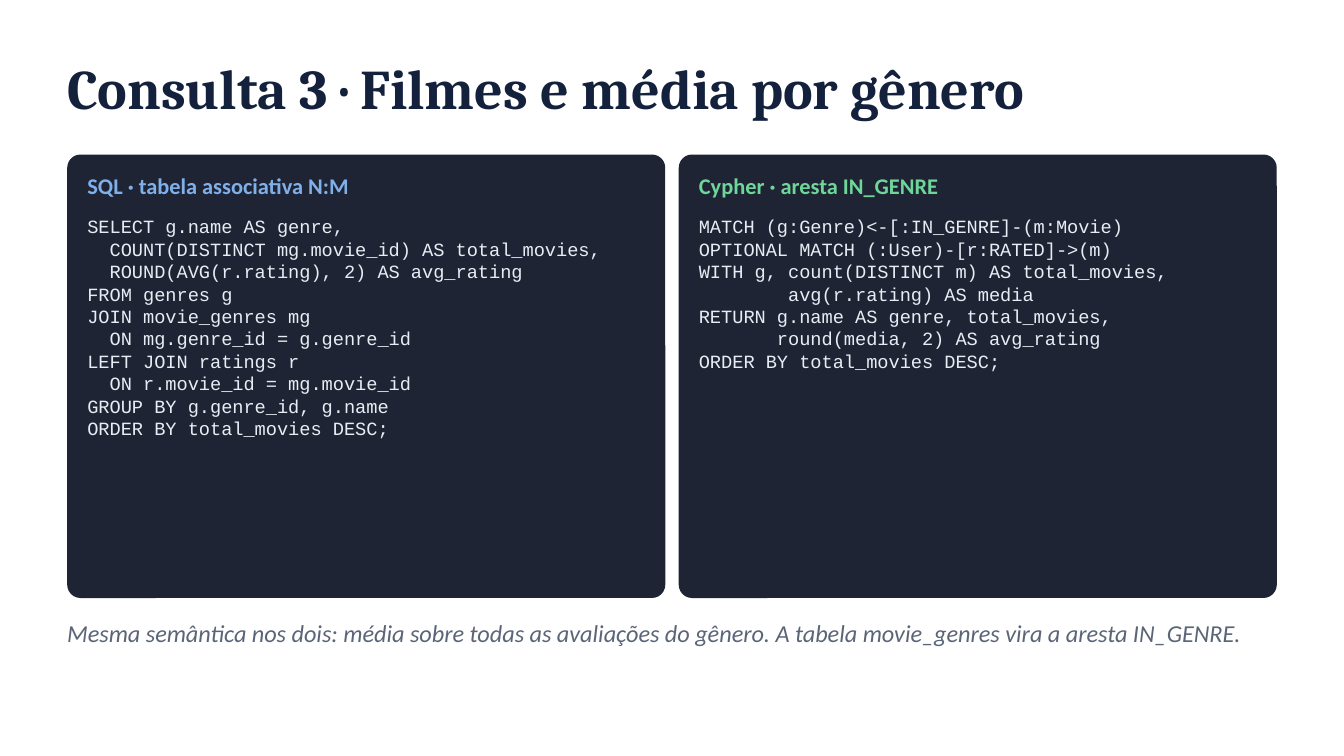
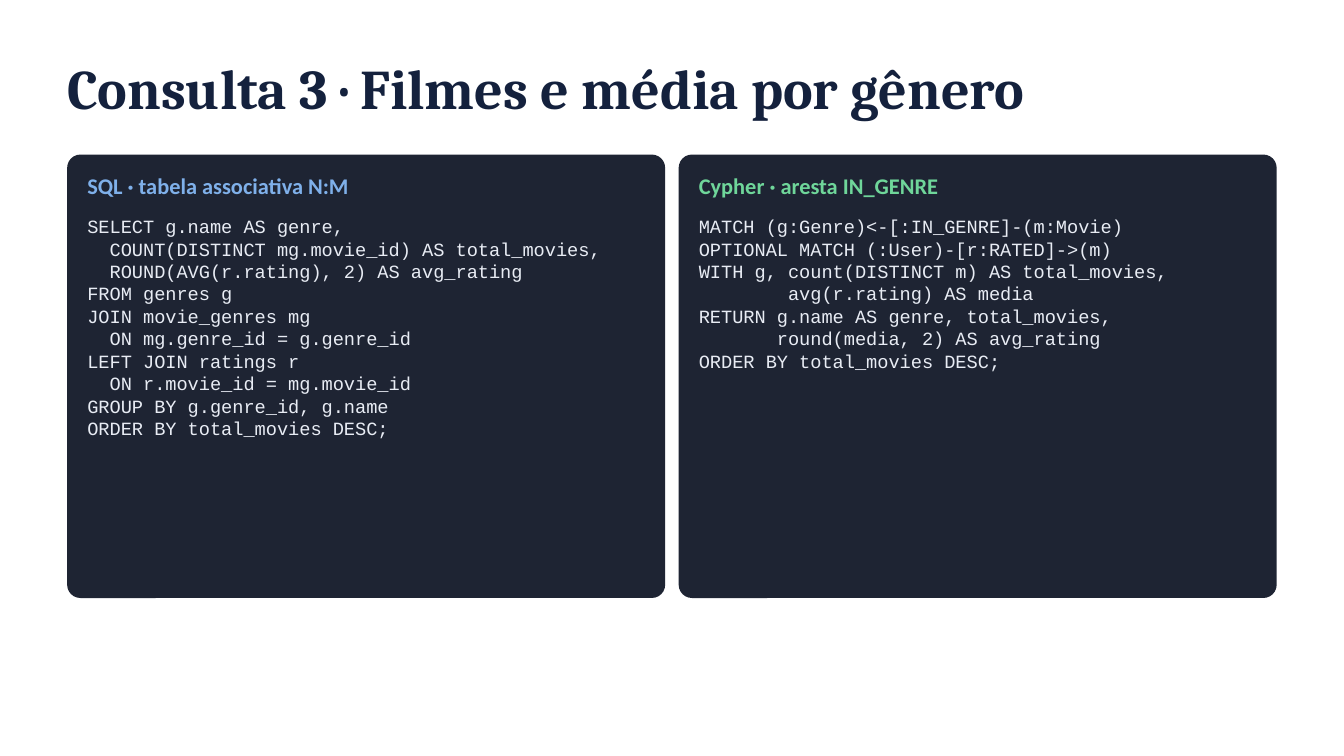
Before and after one commit to FineiasAntonio/BancoDeDados, a slide deck: slide 8 of docs/apresentacao.pptx (slide 9 before the commit). Drawn at 1344x756 pixels with LibreOffice and Linux fonts; fonts in the diff are those of the drawing. Boxes give left, top, right and bottom in pixels: in the first picture for what was removed or moved away, otherwise in the second. Text is boxed around its words. In the diff, an @@ line names an element or a change of style, - is before the commit and + after.

```diff
--- a/docs/apresentacao.pptx
+++ b/docs/apresentacao.pptx
@@ text removed at (x1=67, y1=625, x2=1241, y2=646) @@
-Mesma semântica nos dois: média sobre todas as avaliações do gênero. A tabela movie_genres vira a aresta IN_GENRE.
```
Also in this commit, not shown: 9 other slides changed, 2 slides removed.
